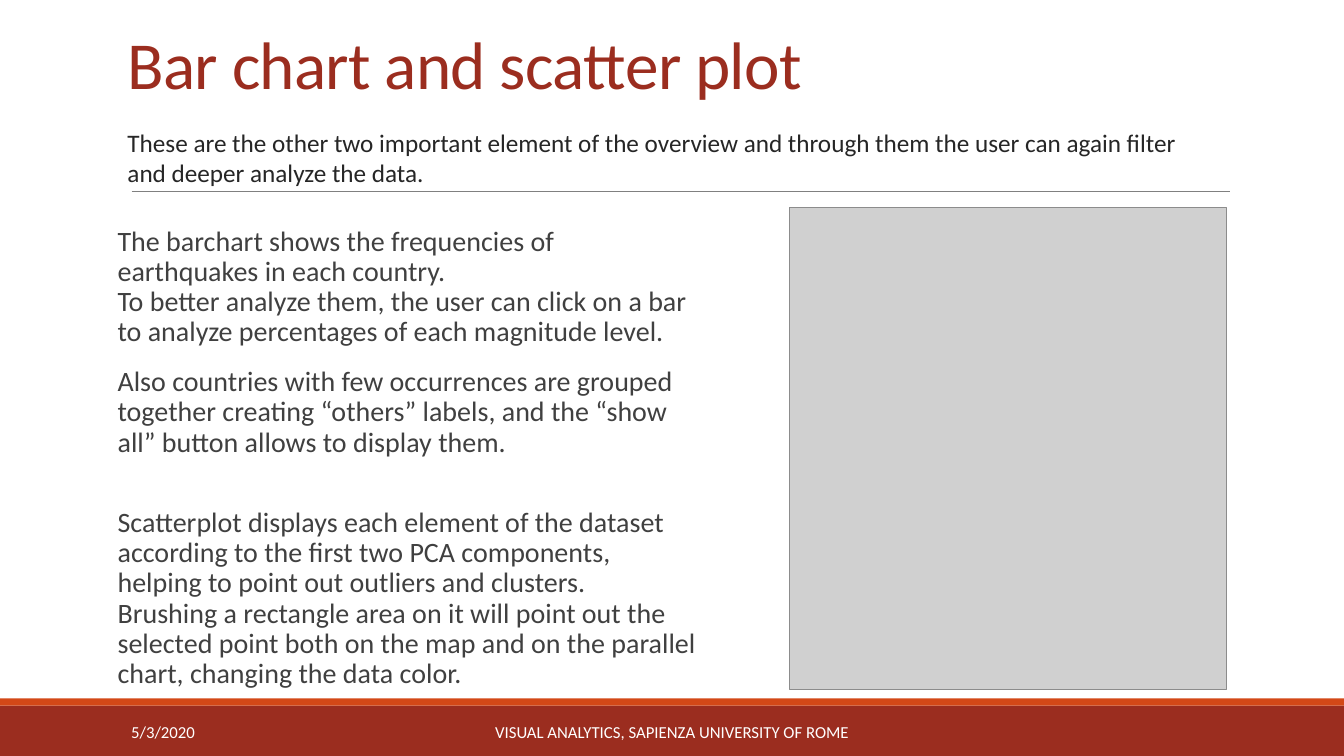
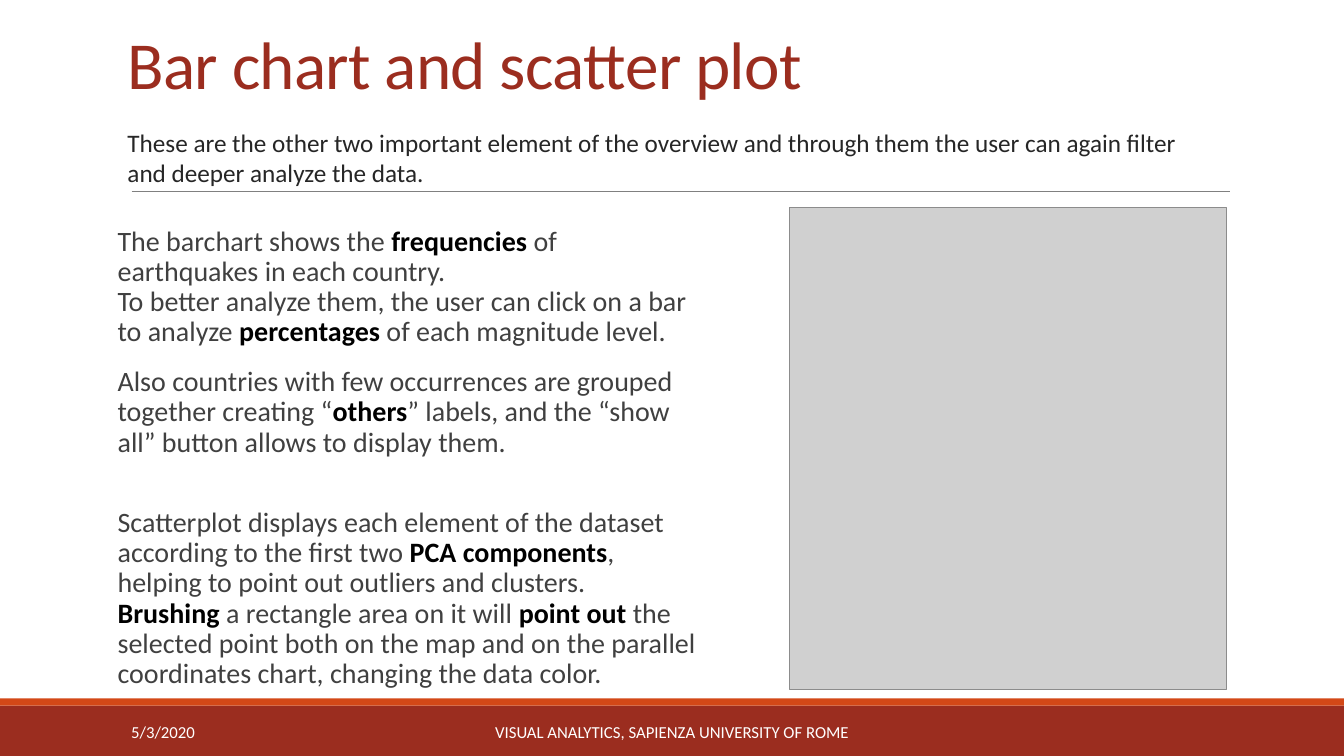
Before and after one commit to michaelcapponi/EarthquakesVA, a slide deck: slide 7 of docs/slides.pptx. Drawn at 1344x756 pixels with LibreOffice and Linux fonts; fonts in the diff are those of the drawing; grey boxes stand for pictures. Boxes give left, top, right and bottom in pixels: in the first picture for what was removed or moved away, otherwise in the second. Text is boxed around its words. In the diff, an @@ line names an element or a change of style, - is before the commit and + after.

```diff
--- a/docs/slides.pptx
+++ b/docs/slides.pptx
@@ text at (118,231,686,457): text colour #404040 to #000000, bold on in "frequencies percentages", "“others”" @@
@@ text at (118,512,695,688): text changed @@
-Scatterplot displays each element of the dataset according to the first two PCA components, helping to point out outliers and clusters.
-Brushing a rectangle area on it will point out the selected point both on the map and on the parallel chart, changing the data color.
+Scatterplot displays each element of the dataset according to the first two PCA components, helping to point out outliers and clusters.
+Brushing a rectangle area on it will point out the selected point both on the map and on the parallel coordinates chart, changing the data color.
```
Also in this commit, not shown: 8 other slides changed, 2 other files.
